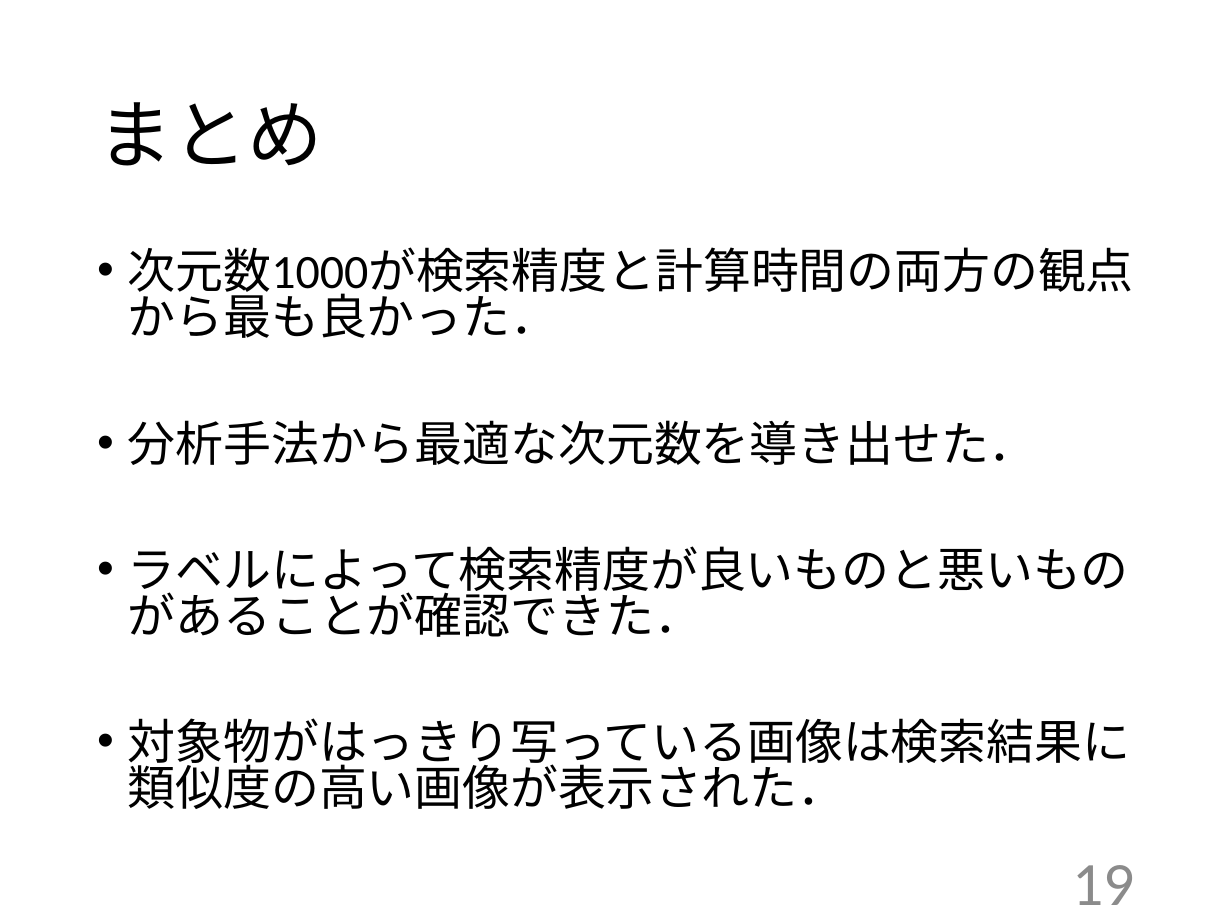
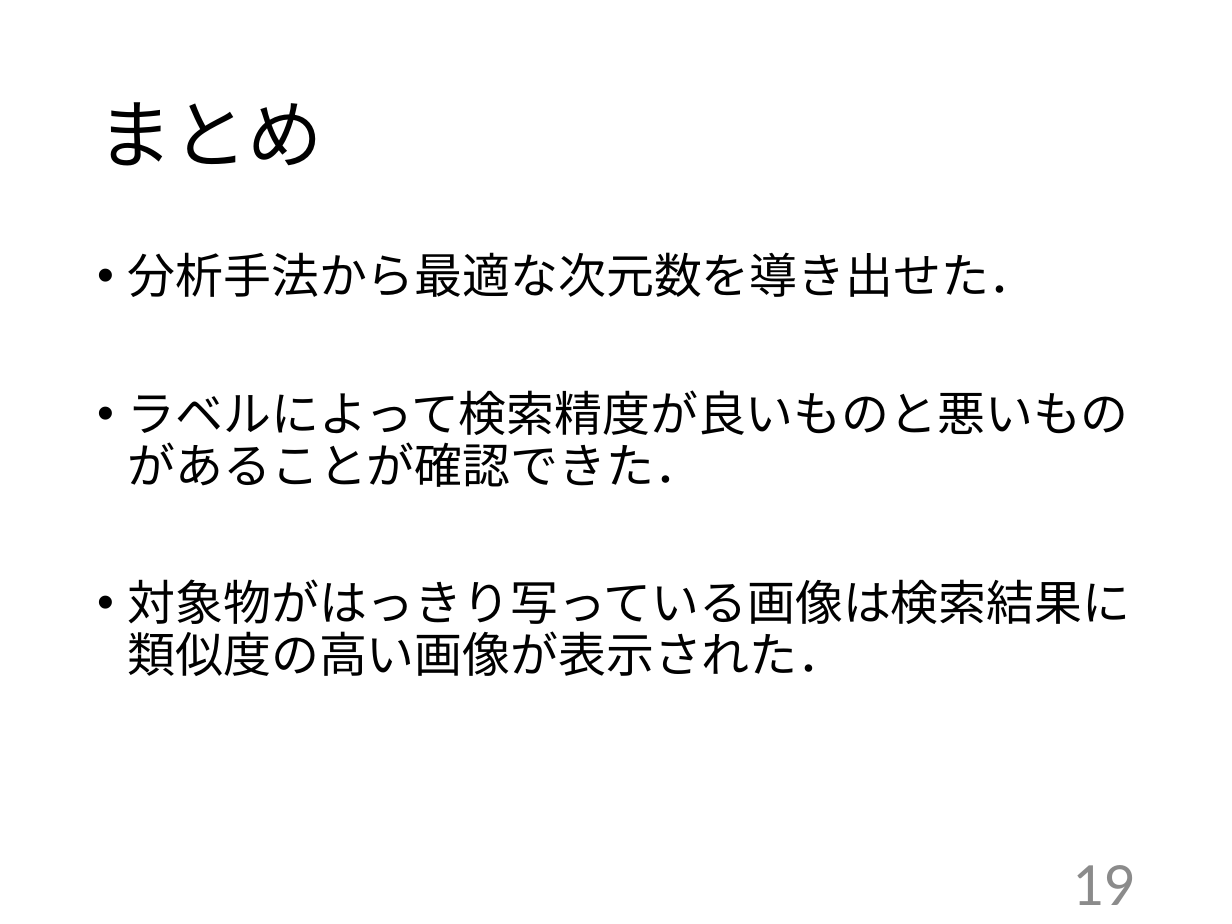
Before and after one commit to kait-takanolab/1821005-yoshioka-thesis, a slide deck: slide 19 of 卒研発表/1821005_yoshioka_thesis.pptx. Drawn at 1232x924 pixels with LibreOffice and Linux fonts; fonts in the diff are those of the drawing. Boxes give left, top, right and bottom in pixels: in the first picture for what was removed or moved away, otherwise in the second. Text is boxed around its words. In the diff, an @@ line names an element or a change of style, - is before the commit and + after.

```diff
--- a/卒研発表/1821005_yoshioka_thesis.pptx
+++ b/卒研発表/1821005_yoshioka_thesis.pptx
@@ text "分析手法から最適な次元数を導き出せた．" at (128, 252, 1130, 676): line spacing 0.8 to 0.9 @@
@@ text at (128, 247, 1134, 300): paragraph removed @@
-• 次元数1000が検索精度と計算時間の両方の観点から最も良かった．
```
Also in this commit, not shown: 6 other slides changed.
